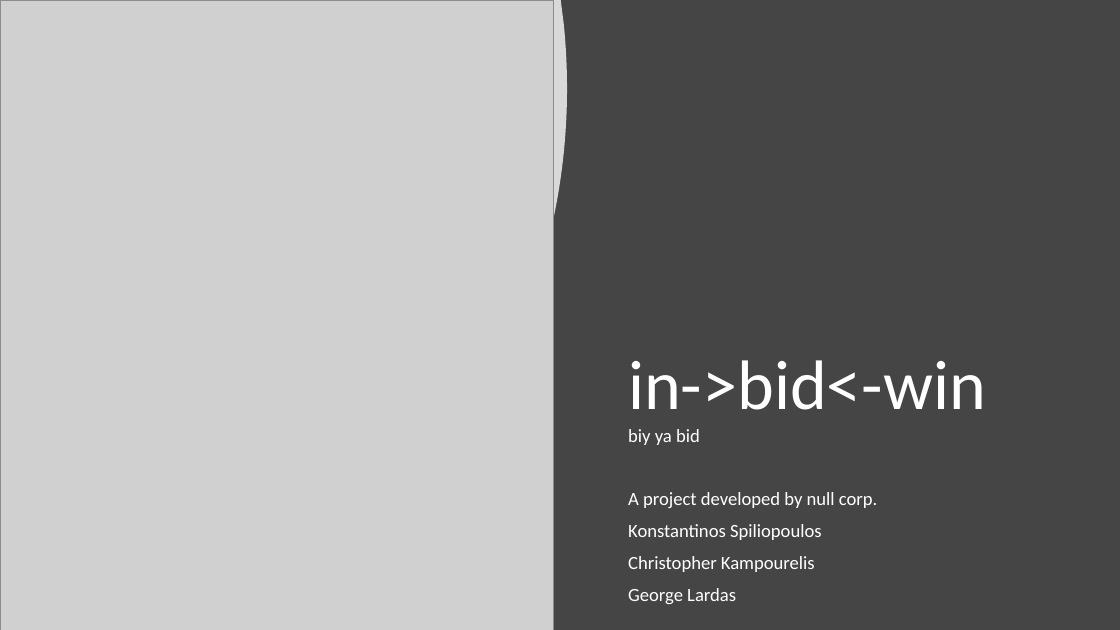
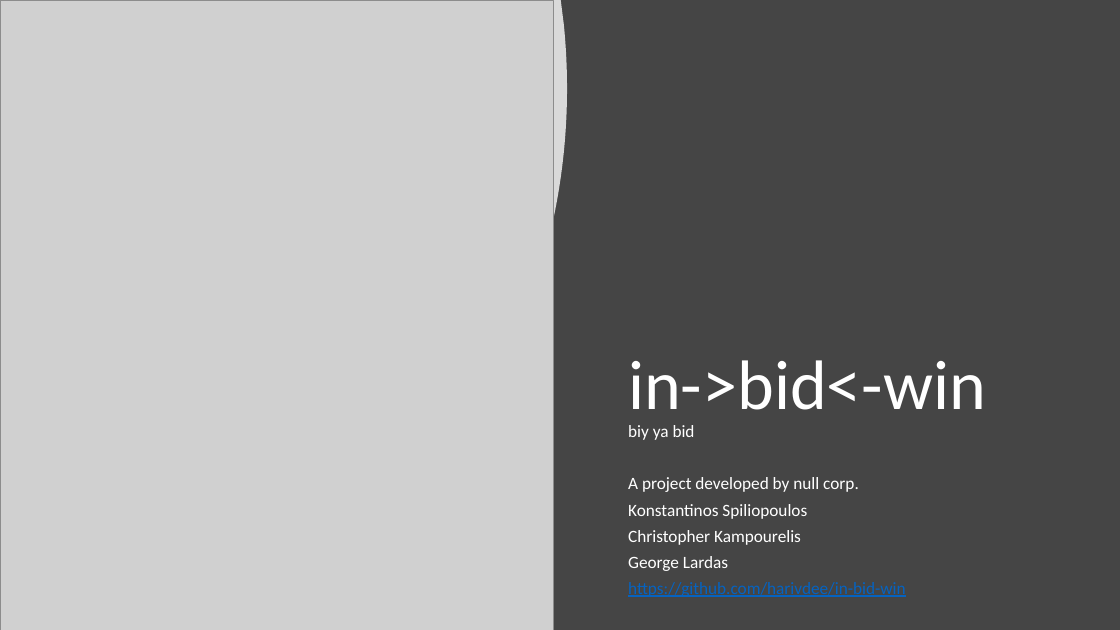
Before and after one commit to harivdee/in-bid-win, a slide deck: slide 1 of A - Scope/Presentation in-bid-win.pptx. Drawn at 1120x630 pixels with LibreOffice and Linux fonts; fonts in the diff are those of the drawing; grey boxes stand for pictures. Boxes give left, top, right and bottom in pixels: in the first picture for what was removed or moved away, otherwise in the second. Text is boxed around its words. In the diff, an @@ line names an element or a change of style, - is before the commit and + after.

Commit message:
github link to presentation

```diff
--- a/A - Scope/Presentation in-bid-win.pptx
+++ b/A - Scope/Presentation in-bid-win.pptx
@@ subtitle at bbox=[628, 425, 859, 571]: size 16 to 14.8 pt in "biy ya bid", "A project developed by null corp.", "Konstantinos Spiliopoulos", "Christopher Kampourelis" and 1 more places; line spacing 0.9 to 0.7 @@
@@ subtitle at bbox=[628, 582, 906, 597]: paragraph added @@
+https://github.com/harivdee/in-bid-win
```
Also in this commit, not shown: 1 other slide changed.
